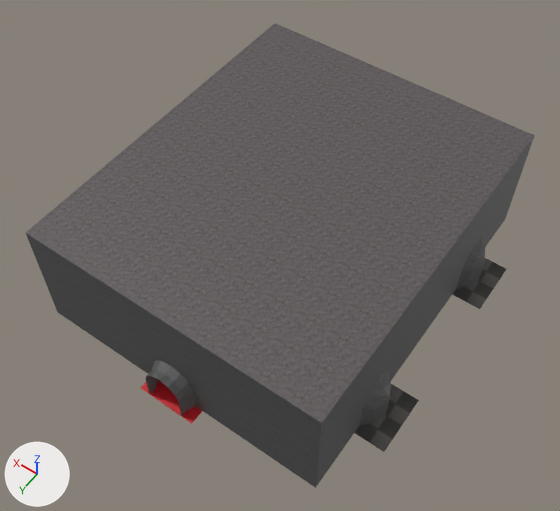
Renders of the glTF model assets/Art/Models/Room19.glb from each side of a commit.
The view is the same before and after, from a 50 mm lens placed at (16.05, -49.79, 20.83), pointed at (24.88, -62.15, 1.4). The lights are fixed; the arrows at lower left show +X, +Y and +Z. The picture after the commit comes second. Where no turn or scale is listed for an object, it has been applied to the vertices. Vertices at exactly the same position are counted once.

In view in the first picture: 'CarpetFloor', 'Ceiling', 'StoneFloors', 'Walls.002'.
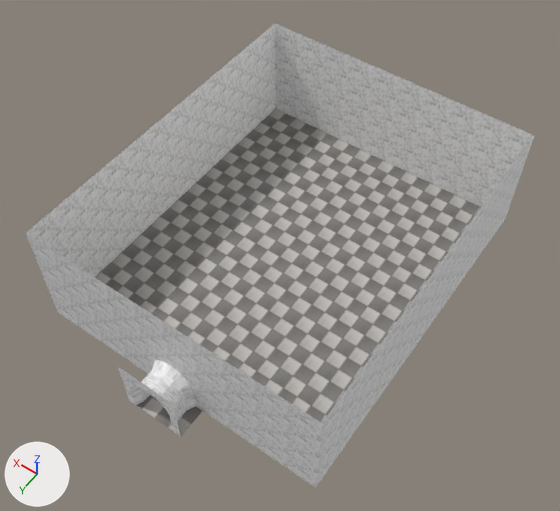
What differs and where, as boxes (x1, y1, x2, y2) in the pictures (560 x 511 px):
'Ceiling', deleted
    before: (26, 23, 535, 423)
'Walls.002', reshaped
    before: (26, 137, 534, 488)
    after: (26, 23, 535, 488)
'StoneFloors', reshaped (mostly hidden before)
    before: (355, 258, 506, 452)
    after: (95, 108, 481, 436)
'CarpetFloor', deleted (red)
    before: (141, 380, 202, 424)
part 1 of me_mesh_023, deleted
    before: (355, 384, 419, 452)
part 2 of me_mesh_023, cut back
    before: (452, 258, 506, 309)
    after: (136, 150, 407, 436)
part 3 of me_mesh_023, recoloured
    after: (95, 108, 481, 423)
part 4 of me_mesh_025, cut back
    before: (354, 218, 492, 433)
    after: (89, 88, 492, 433)
part 5 of me_mesh_025, added
    after: (118, 367, 182, 437)
part 6 of me_mesh_025, recoloured
    before: (26, 137, 534, 488)
    after: (26, 23, 535, 488)

The change, as a diff of the scene's bpy script:
```diff
--- a/assets/Art/Models/Room19.glb.py
+++ b/assets/Art/Models/Room19.glb.py
@@ mat_marble @@
+mat_marble = bpy.data.materials.new('Marble')
+# uses the picture img_marble
@@ mat_tiles @@
+mat_tiles = bpy.data.materials.new('Tiles')
+# uses the picture img_checker
@@ me_mesh_023 @@
 # used by ob_stonefloors; location = (0.0, 0.0, 0.0)
 # verts and faces of me_mesh_023; kept vertices keep their numbers, new ones are numbered from 148
 # before: 0 (20.0, -59.0, 0.0) at pixel (354, 432), 1 (19.0, -59.0, 0.0) at pixel (384, 451), 2 (19.0, -60.0, 0.0) at pixel (401, 425), 3 (20.0, -60.0, 0.0), 4 (19.0, -61.0, 0.0) at pixel (418, 400)
 # before: 5 (20.0, -61.0, 0.0)
-me_mesh_023.from_pydata(...)  # 148 vertices, 216 faces; spans x 19.0..31.0, y -70.0..-57.0, z 0.0
+me_mesh_023.from_pydata(...)  # 146 vertices, 244 faces; spans x 20.0..30.0, y -69.0..-56.0, z 0.0
+# me_mesh_023 part 1
+delete_vertices([1, 2, 4])  # with the faces that use them
+# me_mesh_023 part 2
+# 9 vertices are removed from x 19.0..28.0, y -70.0..-65.0, z 0.0
+# 12 faces are deleted
+# 3 vertices are added at (26.0, -56.0, 0.0), (24.0, -56.0, 0.0), (25.0, -56.0, 0.0)
+# 13 new vertices lie (-1.0, 0.0, 0.0) away from vertices in x 26.0, y -69.0..-57.0, z 0.0
+# 52 new faces join them
+# me_mesh_023 part 3: 192 faces spanning x 20.0..30.0, y -69.0..-57.0, z 0.0 switch from mat_f3dlite_material_022 to mat_tiles
+# other edits to the shape of me_mesh_023 do not show in these pictures
@@ me_mesh_025 @@
 # used by ob_walls_002; location = (0.0, 0.0, 0.0)
-me_mesh_025.from_pydata(...)  # 359 vertices, 594 faces; spans x 19.54..30.46, y -69.46..-56.5, z 0.0..4.0
+me_mesh_025.from_pydata(...)  # 270 vertices, 436 faces; spans x 20.0..30.0, y -69.0..-56.0, z 0.0..4.0
+# me_mesh_025 part 4
+# 126 vertices are removed from x 19.54..30.46, y -69.46..-59.27, z 0.0..1.64
+# 252 faces are deleted
+# 4 vertices are added at (27.0, -69.0, 0.0), (27.0, -69.0, 1.0), (23.0, -69.0, 0.0), (23.0, -69.0, 1.0)
+# 8 new vertices lie (0.0, -1.0, 0.0) away from vertices in x 20.0..30.0, y -65.0..-59.0, z 0.0..1.0
+# 48 new faces join them
+# me_mesh_025 part 5
+# 16 vertices are added at x 24.0..26.0, y -56.0, z 0.0..2.0
+# 9 new vertices lie (0.0, 0.25, 0.0) away from vertices in x 24.39..25.61, y -56.5, z 0.0..1.53
+# 46 new faces join them
+# me_mesh_025 part 6: 342 faces spanning x 20.0..30.0, y -69.0..-56.5, z 0.0..4.0 switch from mat_f3dlite_material_025 to mat_marble
@@ ob_carpetfloor @@
-ob_carpetfloor = bpy.data.objects.new('CarpetFloor', me_mesh_022)
-ob_carpetfloor.location = (0.0, 0.0, 0.0)
@@ ob_ceiling @@
-ob_ceiling = bpy.data.objects.new('Ceiling', me_mesh_024)
-ob_ceiling.location = (0.0, 0.0, 0.0)
```
